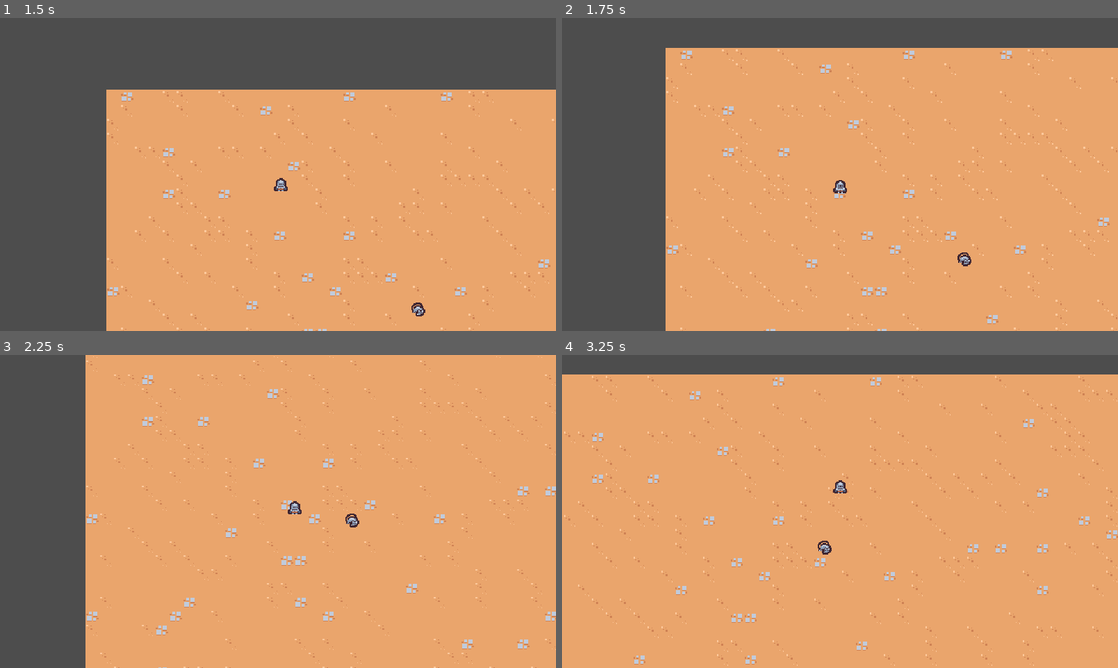
Above: before the commit, frames 1-4 (two rows, left to right).
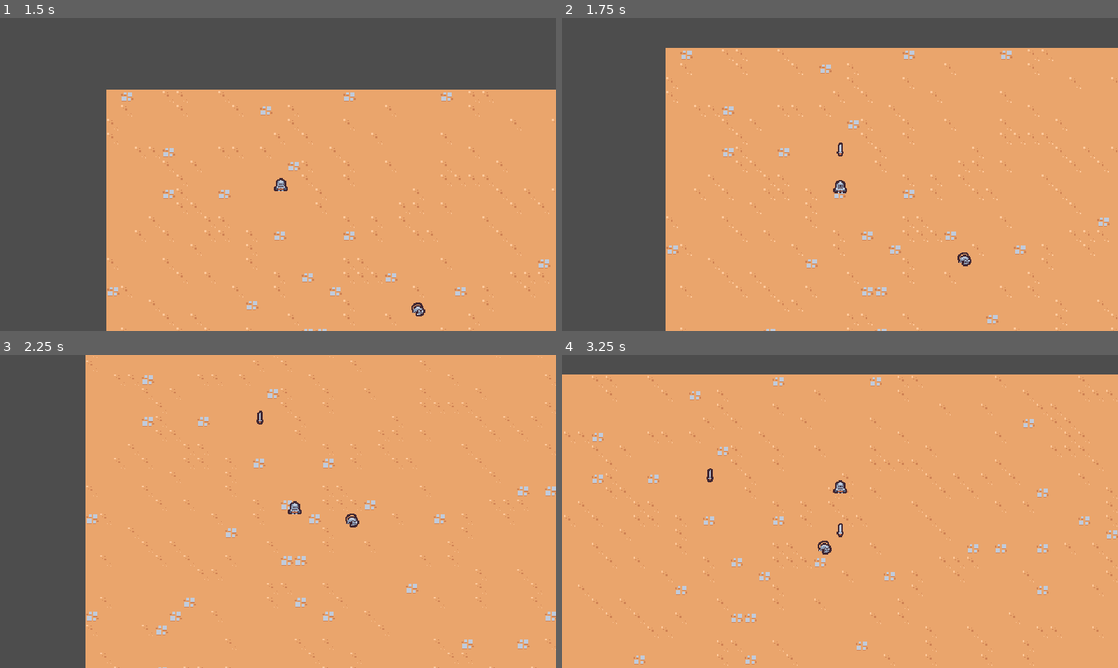
Above: after the commit, the same moments.

Repository: ordoghl/2dsurvivors
Game: Godot game, scene res://scenes/main/main.tscn
Two runs of this game, one before a commit and one after it. Both use one fixed random seed, a clock stepped at 60 frames per second and the inputs below.
Inputs:
- Up to frame 1 (1.5 s): hold D (move_right) 0.53-1.28 s; hold S (move_down) from 1.28 s (still down)
- Up to frame 2 (1.75 s): keep holding S (move_down)
- Up to frame 3 (2.25 s): release S (move_down) at 2.03 s; hold D (move_right) from 2.03 s (still down)
- Up to frame 4 (3.25 s): release D (move_right) at 2.78 s; hold W (move_up) from 2.78 s (still down)

Frame 1 is identical in both runs. In frame 2, less than 0.1% of the frame differs, in the area x 49-51%, y 39-45%; in frame 3, less than 0.1%; in frame 4, less than 0.1%, in the area x 26-51%, y 36-59%.

Commit message:
Spawn sword ability

Diff:
--- /dev/null
+++ b/scenes/ability/sword_ability/sword_ability.tscn
@@ -0,0 +1,9 @@
+[gd_scene load_steps=2 format=3 uid="uid://dj8r8pxh4yowp"]
+
+[ext_resource type="Texture2D" uid="uid://c23bwtk7n8ssq" path="res://scenes/ability/sword_ability/sword.png" id="1_a541q"]
+
+[node name="SwordAbility" type="Node2D"]
+
+[node name="Sprite2D" type="Sprite2D" parent="."]
+texture = ExtResource("1_a541q")
+offset = Vector2(0, -4)
--- /dev/null
+++ b/scenes/ability/sword_ability_controller/sword_ability_controller.gd
@@ -0,0 +1,20 @@
+extends Node
+
+@export var sword_ability: PackedScene
+
+# Called when the node enters the scene tree for the first time.
+func _ready():
+	($Timer as Timer).timeout.connect(_on_timer_timeout)
+
+
+# Called every frame. 'delta' is the elapsed time since the previous frame.
+func _process(delta):
+	pass
+
+func _on_timer_timeout():
+	var player = get_tree().get_first_node_in_group("player") as Node2D
+	if player == null:
+		return
+	var sword_instance = sword_ability.instantiate() as Node2D
+	player.get_parent().add_child(sword_instance)
+	sword_instance.global_position = player.global_position
--- /dev/null
+++ b/scenes/ability/sword_ability_controller/sword_ability_controller.tscn
@@ -0,0 +1,12 @@
+[gd_scene load_steps=3 format=3 uid="uid://c7t8ho67k3eh5"]
+
+[ext_resource type="Script" path="res://scenes/ability/sword_ability_controller/sword_ability_controller.gd" id="1_2fcy3"]
+[ext_resource type="PackedScene" uid="uid://dj8r8pxh4yowp" path="res://scenes/ability/sword_ability/sword_ability.tscn" id="2_7pa82"]
+
+[node name="SwordAbilityController" type="Node"]
+script = ExtResource("1_2fcy3")
+sword_ability = ExtResource("2_7pa82")
+
+[node name="Timer" type="Timer" parent="."]
+wait_time = 1.5
+autostart = true
--- a/scenes/player/player.tscn
+++ b/scenes/player/player.tscn
@@ -1,7 +1,8 @@
-[gd_scene load_steps=4 format=3 uid="uid://dwmmefx6kpy0x"]
+[gd_scene load_steps=5 format=3 uid="uid://dwmmefx6kpy0x"]
 
 [ext_resource type="Texture2D" uid="uid://w6ktbgeyhl4l" path="res://scenes/player/player.png" id="1_du72d"]
 [ext_resource type="Script" path="res://scenes/player/player.gd" id="1_fl25a"]
+[ext_resource type="PackedScene" uid="uid://c7t8ho67k3eh5" path="res://scenes/ability/sword_ability_controller/sword_ability_controller.tscn" id="2_nf245"]
 
 [sub_resource type="CircleShape2D" id="CircleShape2D_lcmn0"]
 radius = 5.0
@@ -10,6 +11,10 @@
 collision_layer = 0
 script = ExtResource("1_fl25a")
 
+[node name="AbilityManager" type="Node" parent="."]
+
+[node name="SwordAbilityController" parent="AbilityManager" instance=ExtResource("2_nf245")]
+
 [node name="Sprite2D" type="Sprite2D" parent="."]
 texture = ExtResource("1_du72d")
 offset = Vector2(0, -8)
Binary file added: scenes/ability/sword_ability/sword.png
Not shown, added: scenes/ability/sword_ability/sword.png.import
